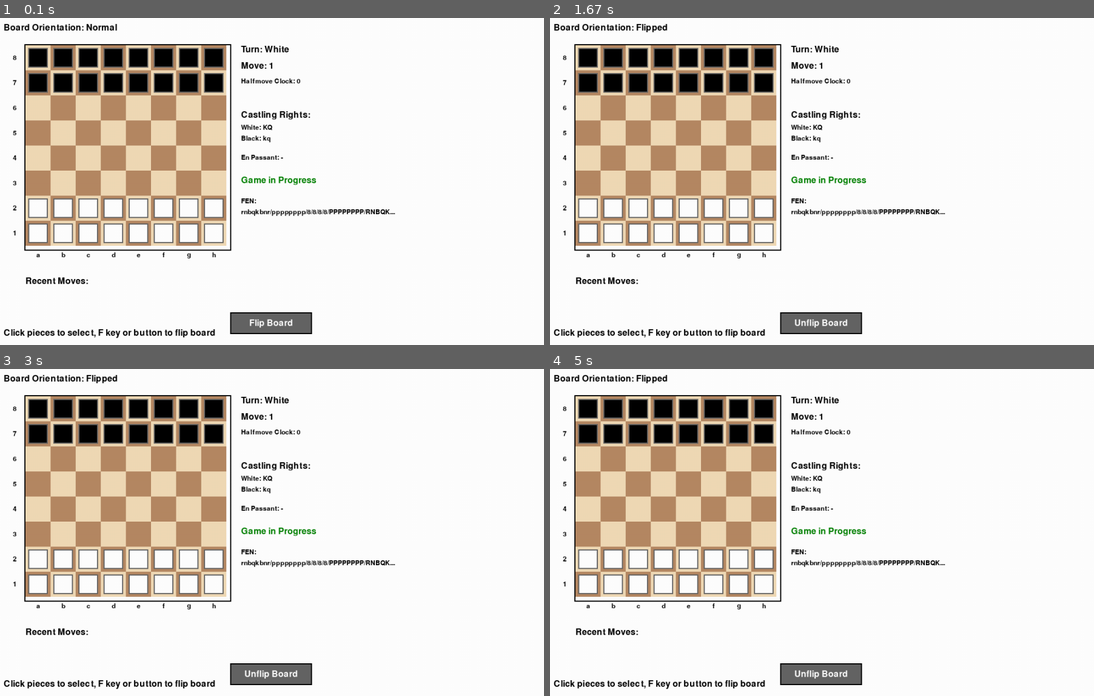
Above: before the commit, frames 1-4 (two rows, left to right).
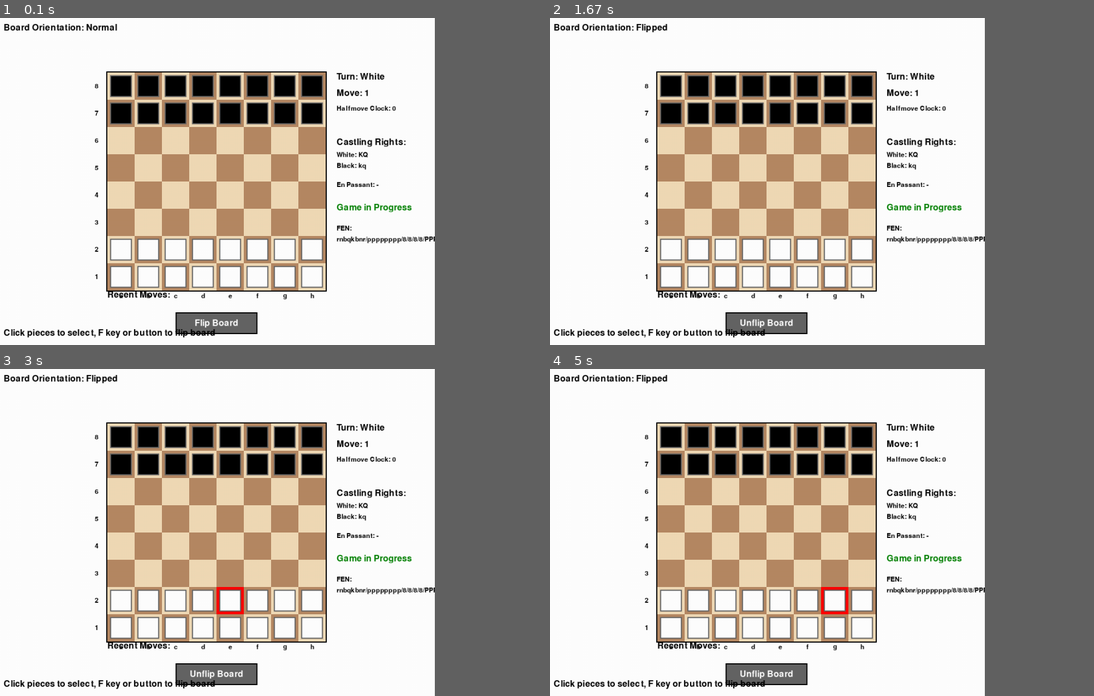
Above: after the commit, the same moments.

Repository: copperfishgh/testy
Game: pygame game, started from main.py
Two runs of this game, one before a commit and one after it. Both use one fixed random seed, a clock stepped at 60 frames per second and the inputs below.
Inputs (mouse positions are in pixels of both pictures, inside the frame that each line leads up to):
- Up to frame 1 (0.1 s): no input
- Up to frame 2 (1.67 s): tap F at 0.33 s; click (767, 201) at 0.72 s
- Up to frame 3 (3 s): click (114, 467) at 2.05 s; click (201, 476) at 2.88 s
- Up to frame 4 (5 s): click (702, 463) at 3.22 s; tap F at 4.13 s; click "Flip Board" at 4.45 s; click (637, 470) at 4.78 s
In our replay, the window is 900x540 before the commit and 720x540 after it. These sizes can differ from the game's own. Grey fills any space a smaller window leaves; there, only what the larger window draws over its background counts as a difference.

The runs differ from the first frame. In frame 1, 34% of the frame differs, in the area x 2-80%, y 7-97%; in frame 2, 34%; in frame 3, 34%; in frame 4, 34%.

Commit message:
Fixing some random problems

Diff:
--- a/display.py
+++ b/display.py
@@ -25,16 +25,17 @@
         self.HIGHLIGHT = (255, 255, 0)       # Yellow for highlights
         self.SELECTED = (255, 0, 0)          # Red for selected square
 
-        # Board dimensions (75% of original size)
-        self.board_size = int(min(window_width - 200, window_height - 100) * 0.75)  # Leave space for info panel
+        # Board dimensions - use a fixed size for now to debug
+        self.board_size = 400  # Fixed size for debugging
         self.square_size = self.board_size // 8
-        self.board_offset_x = 50
-        self.board_offset_y = 50
-
-        # Initialize Pygame
-        pygame.init()
-        self.screen = pygame.display.set_mode((window_width, window_height))
-        pygame.display.set_caption("Chess Game")
+
+        # Center the board in the window
+        self.board_offset_x = (window_width - self.board_size) // 2
+        self.board_offset_y = (window_height - self.board_size) // 2
+
+        # Ensure pygame is initialized before creating fonts
+        if not pygame.get_init():
+            pygame.init()
 
         # Font setup
         self.font_large = pygame.font.Font(None, 36)
@@ -64,7 +65,7 @@
 
         return images
 
-    def draw_board(self, board_state: BoardState, selected_square: Optional[Tuple[int, int]] = None,
+    def draw_board(self, screen, board_state: BoardState, selected_square: Optional[Tuple[int, int]] = None,
                    possible_moves: List[Tuple[int, int]] = None) -> None:
         """Draw the chess board with pieces"""
         if possible_moves is None:
@@ -88,23 +89,23 @@
                     color = self.HIGHLIGHT
 
                 # Draw the square
-                pygame.draw.rect(self.screen, color,
+                pygame.draw.rect(screen, color,
                                (x, y, self.square_size, self.square_size))
 
                 # Draw piece if present
                 piece = board_state.get_piece(row, col)
                 if piece:
-                    self.draw_piece(piece, x, y)
+                    self.draw_piece(screen, piece, x, y)
 
         # Draw board border
         border_rect = pygame.Rect(self.board_offset_x - 2, self.board_offset_y - 2,
                                 self.board_size + 4, self.board_size + 4)
-        pygame.draw.rect(self.screen, self.BLACK, border_rect, 2)
+        pygame.draw.rect(screen, self.BLACK, border_rect, 2)
 
         # Draw coordinates
-        self.draw_coordinates()
-
-    def draw_piece(self, piece: Piece, x: int, y: int) -> None:
+        self.draw_coordinates(screen)
+
+    def draw_piece(self, screen, piece: Piece, x: int, y: int) -> None:
         """Draw a piece at the specified screen coordinates"""
         # Get piece image
         key = f"{piece.color.value}{piece.type.value}"
@@ -113,15 +114,15 @@
             # Center the piece in the square
             piece_x = x + (self.square_size - piece_surface.get_width()) // 2
             piece_y = y + (self.square_size - piece_surface.get_height()) // 2
-            self.screen.blit(piece_surface, (piece_x, piece_y))
+            screen.blit(piece_surface, (piece_x, piece_y))
         else:
             # Fallback: draw piece as text
             piece_text = str(piece)
             text_surface = self.font_large.render(piece_text, True, self.BLACK)
             text_rect = text_surface.get_rect(center=(x + self.square_size//2, y + self.square_size//2))
-            self.screen.blit(text_surface, text_rect)
-
-    def draw_coordinates(self) -> None:
+            screen.blit(text_surface, text_rect)
+
+    def draw_coordinates(self, screen) -> None:
         """Draw board coordinates (a-h, 1-8)"""
         # Draw file letters (a-h)
         for col in range(8):
@@ -131,7 +132,7 @@
 
             text_surface = self.font_small.render(letter, True, self.BLACK)
             text_rect = text_surface.get_rect(center=(x, y))
-            self.screen.blit(text_surface, text_rect)
+            screen.blit(text_surface, text_rect)
 
         # Draw rank numbers (1-8)
         for row in range(8):
@@ -141,29 +142,30 @@
 
             text_surface = self.font_small.render(number, True, self.BLACK)
             text_rect = text_surface.get_rect(center=(x, y))
-            self.screen.blit(text_surface, text_rect)
-
-    def draw_game_info(self, board_state: BoardState) -> None:
+            screen.blit(text_surface, text_rect)
+
+    def draw_game_info(self, screen, board_state: BoardState) -> None:
         """Draw game information panel"""
-        info_x = self.board_offset_x + self.board_size + 20
+        # Position info panel to the right of the board, but ensure it fits in window
+        info_x = min(self.board_offset_x + self.board_size + 20, self.window_width - 180)
         info_y = self.board_offset_y
         line_height = 30
 
         # Current turn
         turn_text = f"Turn: {'White' if board_state.current_turn == Color.WHITE else 'Black'}"
-        self.draw_text(turn_text, info_x, info_y, self.font_medium)
+        self.draw_text(screen, turn_text, info_x, info_y, self.font_medium)
 
         # Move number
         move_text = f"Move: {board_state.fullmove_number}"
-        self.draw_text(move_text, info_x, info_y + line_height, self.font_medium)
+        self.draw_text(screen, move_text, info_x, info_y + line_height, self.font_medium)
 
         # Halfmove clock (for 50-move rule)
         halfmove_text = f"Halfmove Clock: {board_state.halfmove_clock}"
-        self.draw_text(halfmove_text, info_x, info_y + line_height * 2, self.font_small)
+        self.draw_text(screen, halfmove_text, info_x, info_y + line_height * 2, self.font_small)
 
         # Castling rights
         castling_y = info_y + line_height * 4
-        self.draw_text("Castling Rights:", info_x, castling_y, self.font_medium)
+        self.draw_text(screen, "Castling Rights:", info_x, castling_y, self.font_medium)
 
         white_castling = []
         if board_state.castling_rights.white_kingside:
@@ -178,10 +180,10 @@
             black_castling.append("q")
 
         castling_text = f"White: {''.join(white_castling) if white_castling else '-'}"
-        self.draw_text(castling_text, info_x, castling_y + 25, self.font_small)
+        self.draw_text(screen, castling_text, info_x, castling_y + 25, self.font_small)
 
         castling_text = f"Black: {''.join(black_castling) if black_castling else '-'}"
-        self.draw_text(castling_text, info_x, castling_y + 45, self.font_small)
+        self.draw_text(screen, castling_text, info_x, castling_y + 45, self.font_small)
 
         # En passant target
         if board_state.en_passant_target:
@@ -190,7 +192,7 @@
             ep_text = f"En Passant: {ep_square}"
         else:
             ep_text = "En Passant: -"
-        self.draw_text(ep_text, info_x, castling_y + 80, self.font_small)
+        self.draw_text(screen, ep_text, info_x, castling_y + 80, self.font_small)
 
         # Game status
         status_y = castling_y + 120
@@ -207,23 +209,23 @@
             status_text = "Game in Progress"
             status_color = (0, 128, 0)  # Green
 
-        self.draw_text(status_text, info_x, status_y, self.font_medium, status_color)
+        self.draw_text(screen, status_text, info_x, status_y, self.font_medium, status_color)
 
         # FEN position (abbreviated)
         fen_text = board_state.get_fen_position()
         if len(fen_text) > 40:
             fen_text = fen_text[:40] + "..."
-        self.draw_text("FEN:", info_x, status_y + 40, self.font_small)
-        self.draw_text(fen_text, info_x, status_y + 60, self.font_small)
-
-    def draw_text(self, text: str, x: int, y: int, font: pygame.font.Font,
+        self.draw_text(screen, "FEN:", info_x, status_y + 40, self.font_small)
+        self.draw_text(screen, fen_text, info_x, status_y + 60, self.font_small)
+
+    def draw_text(self, screen, text: str, x: int, y: int, font: pygame.font.Font,
                   color: Tuple[int, int, int] = None) -> None:
         """Draw text at the specified position"""
         if color is None:
             color = self.BLACK
 
         text_surface = font.render(text, True, color)
-        self.screen.blit(text_surface, (x, y))
+        screen.blit(text_surface, (x, y))
 
     def get_square_from_mouse(self, mouse_pos: Tuple[int, int]) -> Optional[Tuple[int, int]]:
         """Convert mouse position to board square coordinates"""
@@ -241,30 +243,30 @@
 
         return None
 
-    def draw_move_history(self, board_state: BoardState, max_moves: int = 10) -> None:
+    def draw_move_history(self, screen, board_state: BoardState, max_moves: int = 10) -> None:
         """Draw recent move history"""
         history_x = self.board_offset_x
-        history_y = self.board_offset_y + self.board_size + 50
+        history_y = min(self.board_offset_y + self.board_size + 50, self.window_height - 100)
         line_height = 20
 
-        self.draw_text("Recent Moves:", history_x, history_y, self.font_medium)
+        self.draw_text(screen, "Recent Moves:", history_x, history_y, self.font_medium)
 
         # Show last few moves
         recent_moves = board_state.move_history[-max_moves:]
         for i, move in enumerate(recent_moves):
             move_text = f"{i+1}. {move.notation}"
-            self.draw_text(move_text, history_x, history_y + 30 + i * line_height, self.font_small)
-
-    def update_display(self, board_state: BoardState, selected_square: Optional[Tuple[int, int]] = None,
+            self.draw_text(screen, move_text, history_x, history_y + 30 + i * line_height, self.font_small)
+
+    def update_display(self, screen, board_state: BoardState, selected_square: Optional[Tuple[int, int]] = None,
                       possible_moves: List[Tuple[int, int]] = None) -> None:
         """Update the entire display"""
         # Clear screen
-        self.screen.fill(self.WHITE)
+        screen.fill(self.WHITE)
 
         # Draw all components
-        self.draw_board(board_state, selected_square, possible_moves)
-        self.draw_game_info(board_state)
-        self.draw_move_history(board_state)
+        self.draw_board(screen, board_state, selected_square, possible_moves)
+        self.draw_game_info(screen, board_state)
+        self.draw_move_history(screen, board_state)
 
         # Note: pygame.display.flip() is called in the main loop, not here
 
@@ -275,6 +277,11 @@
 # Example usage
 if __name__ == "__main__":
     from chess_board import BoardState
+
+    # Initialize pygame and create screen
+    pygame.init()
+    screen = pygame.display.set_mode((1000, 700))
+    pygame.display.set_caption("Chess Game - Example")
 
     # Create display and board
     display = ChessDisplay(1000, 700)
@@ -293,7 +300,8 @@
                     running = False
 
         # Update display
-        display.update_display(board)
+        display.update_display(screen, board)
+        pygame.display.flip()
         clock.tick(60)
 
     display.quit()
--- a/main.py
+++ b/main.py
@@ -7,7 +7,7 @@
 pygame.init()
 
 # Set up the display
-WINDOW_WIDTH = 1000
+WINDOW_WIDTH = 800
 WINDOW_HEIGHT = 600
 screen = pygame.display.set_mode((WINDOW_WIDTH, WINDOW_HEIGHT))
 pygame.display.set_caption("Chess Game")
@@ -99,9 +99,9 @@
         # Create a flipped version of the board for display
         # This is a simplified approach - in a full implementation,
         # you'd want to modify the display logic to handle flipping
-        display.update_display(chess_board, selected_square, possible_moves)
+        display.update_display(screen, chess_board, selected_square, possible_moves)
     else:
-        display.update_display(chess_board, selected_square, possible_moves)
+        display.update_display(screen, chess_board, selected_square, possible_moves)
 
     # Draw flip button
     button_color = BUTTON_HOVER if flip_button_rect.collidepoint(pygame.mouse.get_pos()) else BUTTON_COLOR
